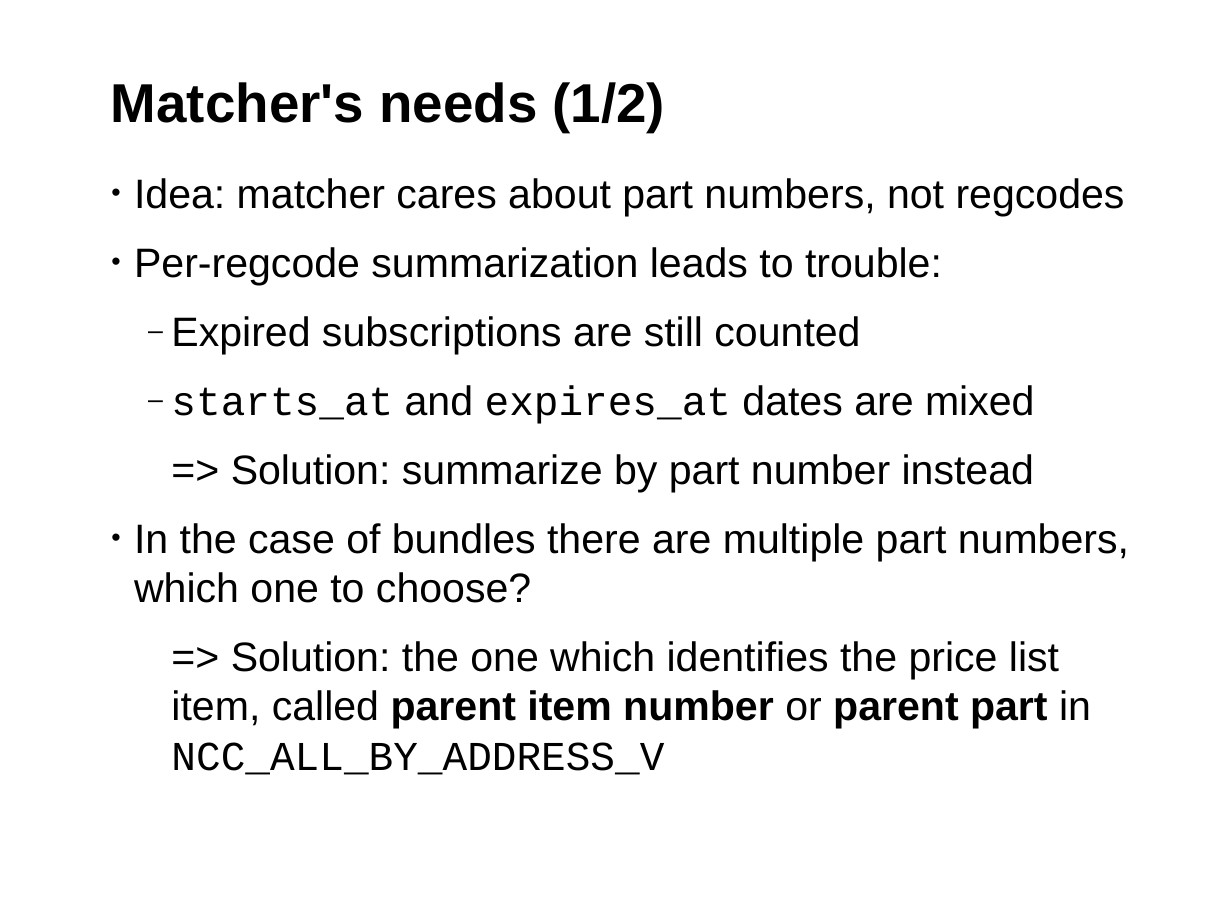
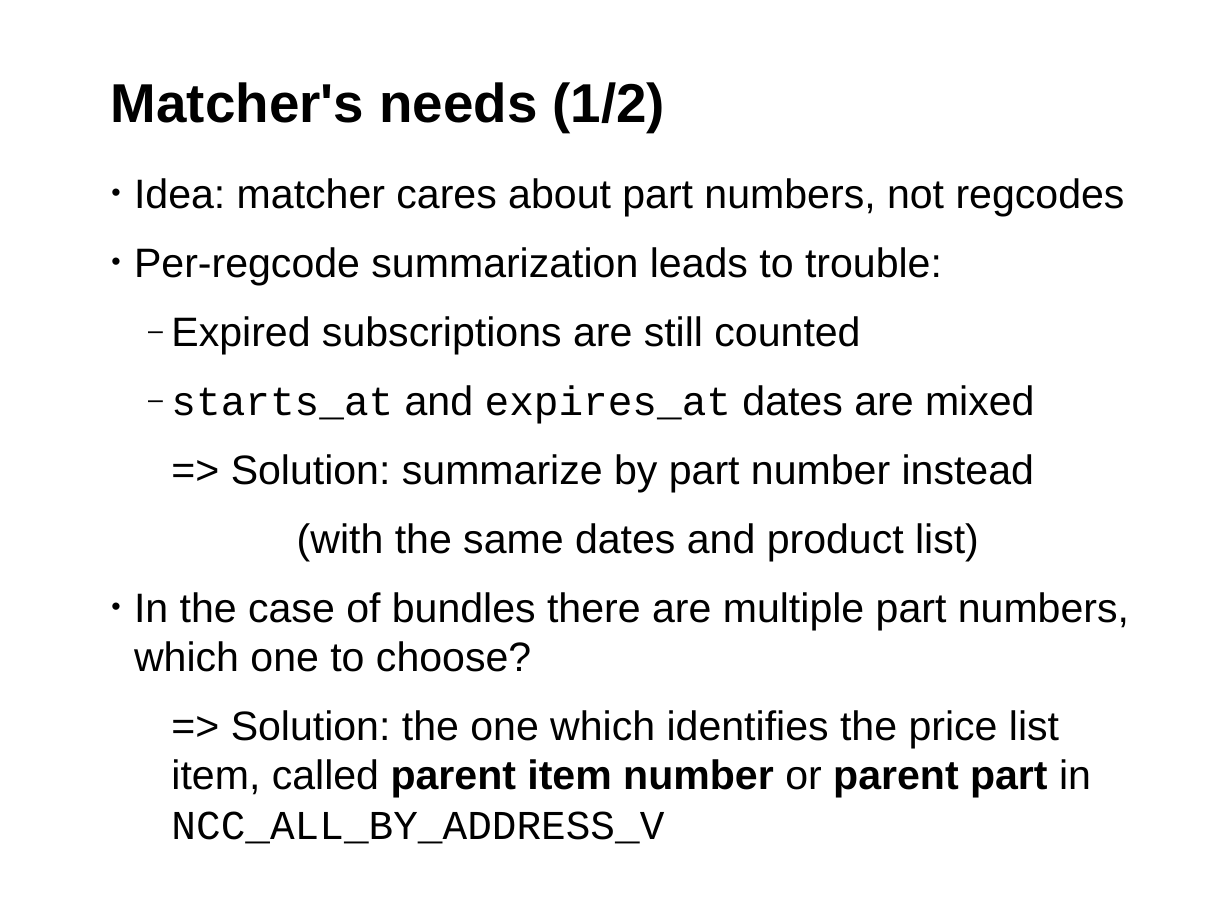
Before and after one commit to hustodemon/subscription-matcher, a slide deck: slide 15 of doc/SubscriptionCounting.odp (slide 13 before the commit). Drawn at 1232x924 pixels with LibreOffice and Linux fonts; fonts in the diff are those of the drawing; background and template pictures are left out. Boxes give left, top, right and bottom in pixels: in the first picture for what was removed or moved away, otherwise in the second. Text is boxed around its words. In the diff, an @@ line names an element or a change of style, - is before the commit and + after.

```diff
--- a/doc/SubscriptionCounting.odp
+++ b/doc/SubscriptionCounting.odp
@@ text at [297,523,979,561]: paragraph added @@
+(with the same dates and product list)
```
Also in this commit, not shown: 6 other slides changed, 2 slides added.
